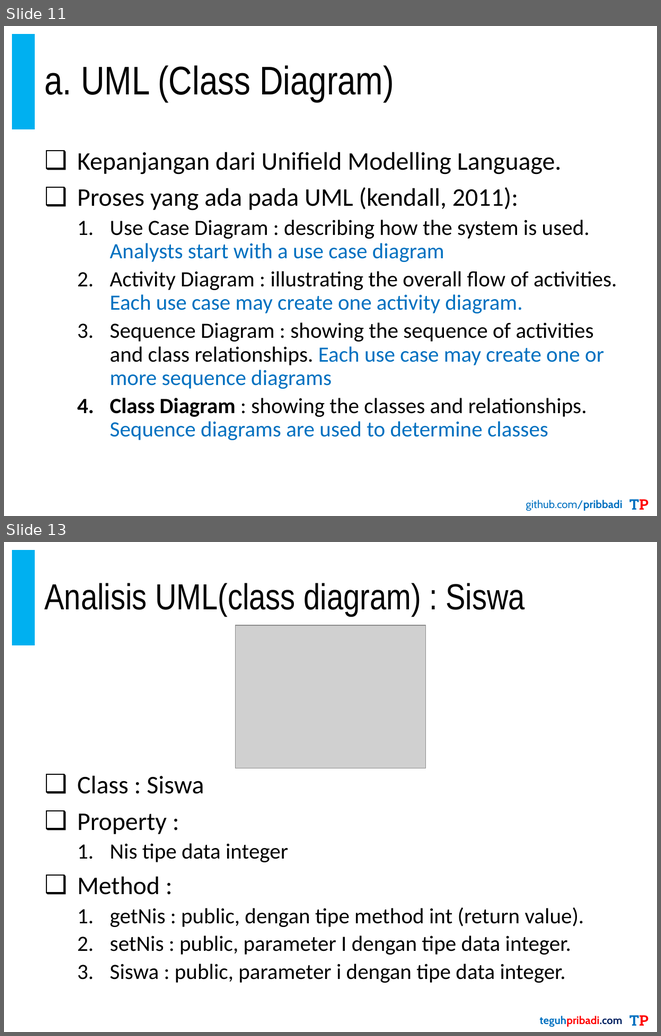
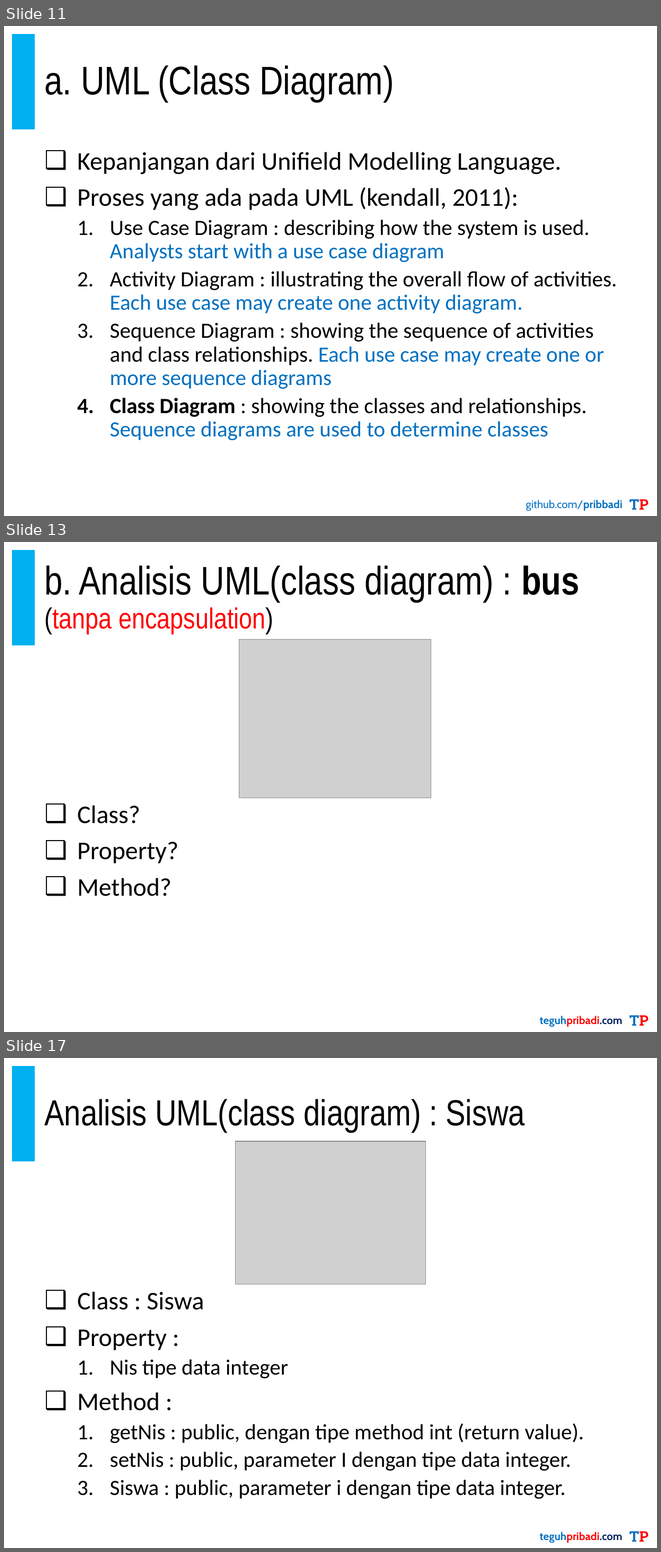
Before and after one commit to pribbadi/PBO-TI20192020-3-4, a slide deck: 1. Bahan Ajar/PribadiTeguh-PBO-TI20192020-3-4-04.Encapsulation.pptx. Shown one above the other, each under a label of ours: slides 11 and 13 before the commit, slides 11, 13 and 17 after it; the slides between them are not shown. The pictures are 661x1036 and 661x1552 pixels, drawn with LibreOffice and Linux fonts; fonts in the diff are those of the drawing; grey boxes stand for pictures. Boxes give left, top, right and bottom in pixels: in the first picture for what was removed or moved away, otherwise in the second. Text is boxed around its words. In the diff, an @@ line names an element or a change of style, - is before the commit and + after.

```diff
--- a/1. Bahan Ajar/PribadiTeguh-PBO-TI20192020-3-4-04.Encapsulation.pptx
+++ b/1. Bahan Ajar/PribadiTeguh-PBO-TI20192020-3-4-04.Encapsulation.pptx
@@ slide 13 added at box(4, 542, 657, 1032), background #FFFFFF; not listed: 3 template elements that a slide beside it also shows @@
@@ title added at box(44, 565, 580, 634), 44 pt, text #000000 @@
+b. Analisis UML(class diagram) : bus
+(tanpa encapsulation)
@@ picture added at box(239, 640, 431, 798) @@
@@ text added at box(77, 805, 178, 896), 28 pt, text #000000 @@
+❑ Class?
+❑ Property?
+❑ Method?
@@ what was slide 13 is now slide 17 @@
```
Also in this commit, not shown: 1 slide changed, 3 other slides added, 30 other files.
